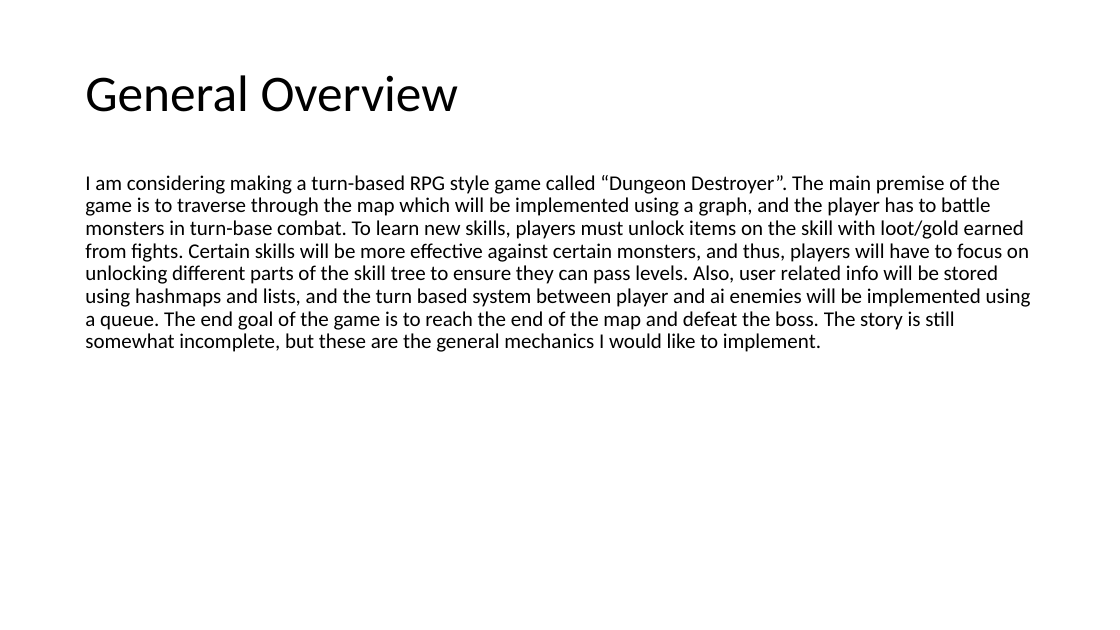
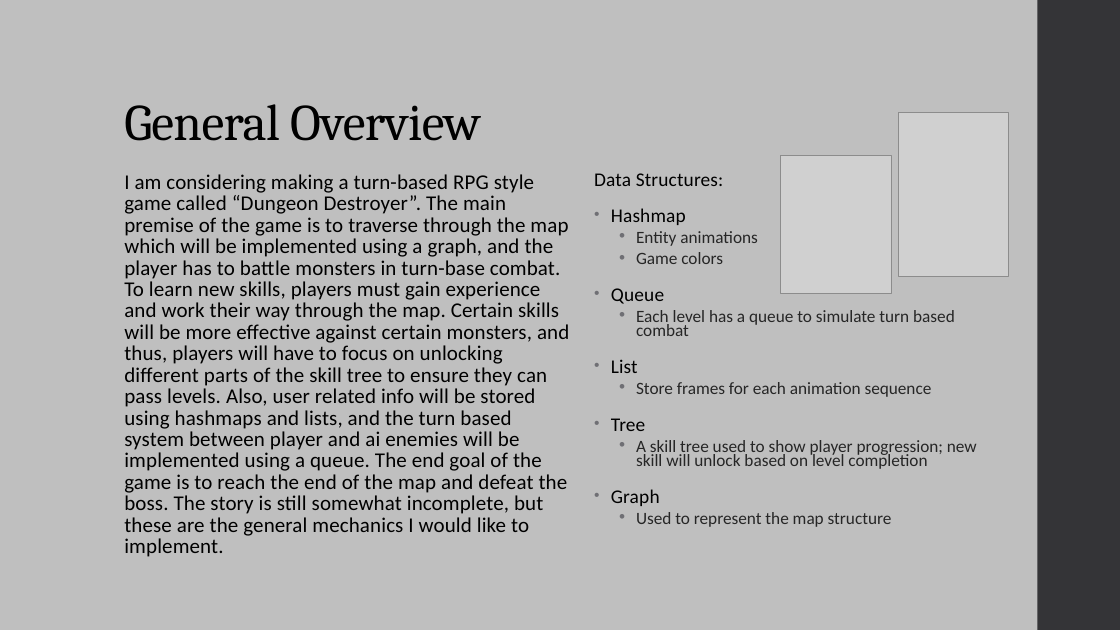
Before and after one commit to hyp5253/CS210-Final-Project, a slide deck: slide 2 of Documentation/Project Proposal.pptx. Drawn at 1120x630 pixels with LibreOffice and Linux fonts; fonts in the diff are those of the drawing; grey boxes stand for pictures. Boxes give left, top, right and bottom in pixels: in the first picture for what was removed or moved away, otherwise in the second. Text is boxed around its words. In the diff, an @@ line names an element or a change of style, - is before the commit and + after.

Commit message:
update player and add additional level stencil

```diff
--- a/Documentation/Project Proposal.pptx
+++ b/Documentation/Project Proposal.pptx
@@ background #FFFFFF to #BFBFBF @@
@@ rectangle added at <box>1038,0,1120,630</box>, fill #353537 @@
@@ title "General Overview": place and size @@
-title "General Overview" at <box>85,75,458,112</box>
+title "General Overview" at <box>124,104,481,141</box>
@@ title "General Overview" at <box>124,104,481,141</box>: font Calibri to Cambria, letter spacing 0 to -0.5 pt; vertical alignment middle to bottom @@
@@ picture added at <box>899,113,1010,277</box> @@
@@ text at <box>124,174,569,557</box>: text changed @@
-I am considering making a turn-based RPG style game called “Dungeon Destroyer”. The main premise of the game is to traverse through the map which will be implemented using a graph, and the player has to battle monsters in turn-base combat. To learn new skills, players must unlock items on the skill with loot/gold earned from fights. Certain skills will be more effective against certain monsters, and thus, players will have to focus on unlocking different parts of the skill tree to ensure they can pass levels. Also, user related info will be stored using hashmaps and lists, and the turn based system between player and ai enemies will be implemented using a queue. The end goal of the game is to reach the end of the map and defeat the boss. The story is still somewhat incomplete, but these are the general mechanics I would like to implement.
+I am considering making a turn-based RPG style game called “Dungeon Destroyer”. The main premise of the game is to traverse through the map which will be implemented using a graph, and the player has to battle monsters in turn-base combat. To learn new skills, players must gain experience and work their way through the map. Certain skills will be more effective against certain monsters, and thus, players will have to focus on unlocking different parts of the skill tree to ensure they can pass levels. Also, user related info will be stored using hashmaps and lists, and the turn based system between player and ai enemies will be implemented using a queue. The end goal of the game is to reach the end of the map and defeat the boss. The story is still somewhat incomplete, but these are the general mechanics I would like to implement.
@@ text added at <box>594,173,977,527</box>, 14.8 pt, text #262626 @@
+Data Structures:
+• Hashmap
+  • Entity animations
+  • Game colors
+• Queue
+  • Each level has a queue to simulate turn based combat
+• List
+  • Store frames for each animation sequence
+• Tree
+  • A skill tree used to show player progression; new skill will unlock based on level completion
+• Graph
+  • Used to represent the map structure
@@ picture added at <box>781,155,892,294</box> @@
```
Also in this commit, not shown: 1 other slide changed, 4 slides added, 1 slide removed, 15 other files.
